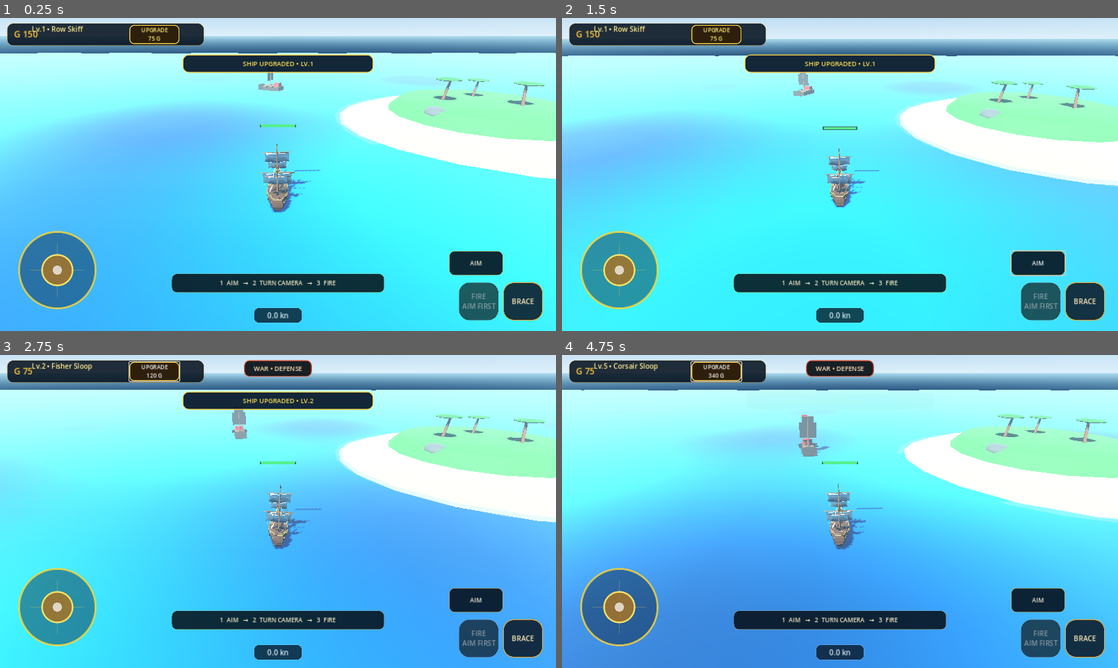
Above: before the commit, frames 1-4 (two rows, left to right).
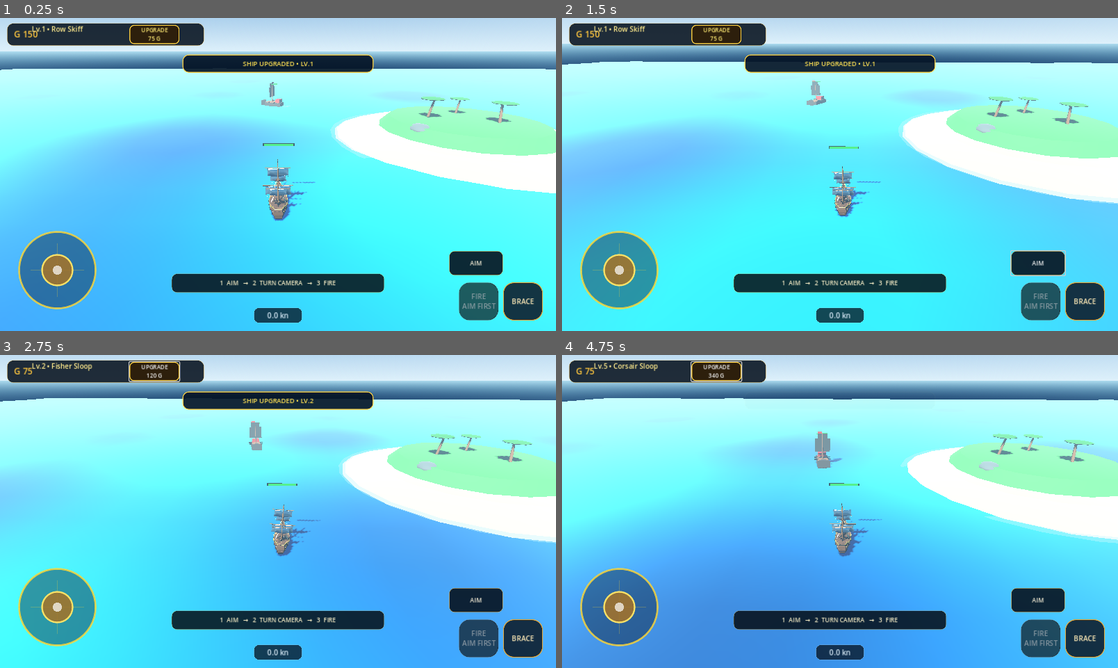
Above: after the commit, the same moments.

Repository: za99405com-ui/Pirate-Seasonline
Game: Godot game, scene res://scenes/world/world.tscn
Two runs of this game, one before a commit and one after it. Both use one fixed random seed, a clock stepped at 60 frames per second and the inputs below.
Inputs:
- Up to frame 1 (0.25 s): no input
- Up to frame 2 (1.5 s): click "AIM" at 0.5 s; click "AIM ON" (after the commit: "AIM") at 1.25 s
- Up to frame 3 (2.75 s): click "UPGRADE 75 G" at 2 s
- Up to frame 4 (4.75 s): click "UPGRADE 120 G" at 2.75 s; click "UPGRADE 180 G" at 3.5 s; click "UPGRADE 250 G" at 4.25 s

The runs differ from the first frame. In frame 1, 18% of the frame differs, in the area x 0-100%, y 0-65%; in frame 2, 13%; in frame 3, 15%; in frame 4, 17%.

Commit message:
reset: rebuild combat awareness and camera tracking

Diff:
--- a/godot_game/scripts/world/world.gd
+++ b/godot_game/scripts/world/world.gd
@@ -5,20 +5,26 @@
 @onready var hud: CanvasLayer = $HUD
 @onready var ocean: MeshInstance3D = $OceanPlane
 
-@export_group("Naval Camera")
-@export var camera_distance: float = 28.0
-@export var camera_follow_speed: float = 5.0
+@export_group("Sailing Camera")
+@export var camera_distance: float = 27.0
+@export var camera_pitch: float = 0.52
 @export var camera_fov: float = 58.0
-@export var camera_aim_distance: float = 30.0
-@export var camera_aim_fov: float = 61.0
+@export var camera_follow_speed: float = 5.2
+@export var camera_turn_speed: float = 4.0
 @export var camera_orbit_sensitivity: float = 0.006
-@export var camera_min_pitch: float = 0.28
-@export var camera_max_pitch: float = 1.05
-@export var camera_default_pitch: float = 0.52
-@export var camera_return_delay: float = 0.34
-@export var camera_return_speed: float = 3.8
-@export var camera_move_return_delay: float = 0.08
-@export var defense_alert_distance: float = 52.0
+@export var camera_min_pitch: float = 0.30
+@export var camera_max_pitch: float = 0.96
+@export var camera_return_delay: float = 0.28
+
+@export_group("Combat Awareness")
+@export var combat_enter_distance: float = 68.0
+@export var combat_exit_distance: float = 82.0
+@export var combat_exit_grace: float = 2.5
+@export var combat_camera_distance: float = 31.0
+@export var combat_camera_pitch: float = 0.57
+@export var combat_camera_fov: float = 62.0
+@export var combat_heading_assist: float = 0.22
+@export var combat_heading_max_degrees: float = 18.0
 
 @export var enemy_ship_scene: PackedScene = preload("res://scenes/ships/enemy_ship.tscn")
 
@@ -27,28 +33,32 @@
 var _camera_drag_touch: int = -1
 var _mouse_orbiting: bool = false
 var _camera_idle_time: float = 0.0
-var _combat_aiming: bool = false
+
+var _in_combat: bool = false
+var _combat_enemy: Node3D = null
+var _combat_clear_timer: float = 0.0
 
 func _ready() -> void:
 	if hud and player_ship:
 		hud.set_player(player_ship)
+
 	GameManager.enemy_destroyed.connect(_on_enemy_destroyed)
+
+	if player_ship:
+		_camera_yaw = player_ship.global_rotation.y
+	_camera_pitch = camera_pitch
 
 	if camera:
 		camera.fov = camera_fov
 
-	_camera_yaw = player_ship.global_rotation.y if player_ship else 0.0
-	_camera_pitch = camera_default_pitch
-	_snap_camera_to_player()
+	_snap_camera()
 
 func _physics_process(delta: float) -> void:
+	_update_combat_state(delta)
 	_update_camera(delta)
-	_feed_combat_aim_to_ship()
 	_update_ocean_anchor()
 
 func _unhandled_input(event: InputEvent) -> void:
-	# Black-Flag-like free look: drag empty sea to orbit.
-	# Movement / AIM / FIRE / BRACE controls consume their own touches.
 	if event is InputEventScreenTouch:
 		var touch := event as InputEventScreenTouch
 		if touch.pressed and _camera_drag_touch == -1:
@@ -60,7 +70,7 @@
 	elif event is InputEventScreenDrag:
 		var drag := event as InputEventScreenDrag
 		if drag.index == _camera_drag_touch:
-			_apply_camera_drag(drag.relative)
+			_rotate_camera(drag.relative)
 	elif event is InputEventMouseButton:
 		var mouse_button := event as InputEventMouseButton
 		if mouse_button.button_index == MOUSE_BUTTON_LEFT:
@@ -69,9 +79,9 @@
 	elif event is InputEventMouseMotion:
 		var motion := event as InputEventMouseMotion
 		if _mouse_orbiting:
-			_apply_camera_drag(motion.relative)
-
-func _apply_camera_drag(relative: Vector2) -> void:
+			_rotate_camera(motion.relative)
+
+func _rotate_camera(relative: Vector2) -> void:
 	_camera_idle_time = 0.0
 	_camera_yaw -= relative.x * camera_orbit_sensitivity
 	_camera_pitch = clampf(
@@ -80,10 +90,12 @@
 		camera_max_pitch
 	)
 
-func _snap_camera_to_player() -> void:
-	if not player_ship or not is_instance_valid(player_ship) or not camera:
-		return
-	camera.global_position = player_ship.global_position + _get_camera_offset(camera_distance)
+func _snap_camera() -> void:
+	if not player_ship or not camera:
+		return
+
+	var distance: float = combat_camera_distance if _in_combat else camera_distance
+	camera.global_position = player_ship.global_position + _camera_offset(distance)
 	camera.look_at(player_ship.global_position + Vector3(0.0, 2.0, 0.0), Vector3.UP)
 
 func _update_camera(delta: float) -> void:
@@ -91,42 +103,48 @@
 		return
 
 	var camera_is_held: bool = _camera_drag_touch != -1 or _mouse_orbiting
-
-	# Normal sailing: camera is magnetically tied to the stern.
-	# Combat aim: camera stays at the player's chosen side angle until AIM is turned off.
+	var desired_yaw: float = player_ship.global_rotation.y
+	var desired_pitch: float = combat_camera_pitch if _in_combat else camera_pitch
+
+	if _in_combat and _combat_enemy and is_instance_valid(_combat_enemy):
+		var to_enemy: Vector3 = _combat_enemy.global_position - player_ship.global_position
+		to_enemy.y = 0.0
+		if to_enemy.length_squared() > 0.001:
+			var ship_forward: Vector3 = -player_ship.global_transform.basis.z
+			ship_forward.y = 0.0
+			ship_forward = ship_forward.normalized()
+			var enemy_dir: Vector3 = to_enemy.normalized()
+			var enemy_angle: float = ship_forward.signed_angle_to(enemy_dir, Vector3.UP)
+			var max_assist: float = deg_to_rad(combat_heading_max_degrees)
+			desired_yaw += clampf(enemy_angle * combat_heading_assist, -max_assist, max_assist)
+
 	if camera_is_held:
 		_camera_idle_time = 0.0
-	elif not _combat_aiming:
+	else:
 		_camera_idle_time += delta
-
-		var ship_is_moving: bool = false
-		if player_ship is CharacterBody3D:
-			var body := player_ship as CharacterBody3D
-			ship_is_moving = body.velocity.length() > 0.35
-
-		var active_delay: float = camera_move_return_delay if ship_is_moving else camera_return_delay
-		if _camera_idle_time >= active_delay:
-			var return_blend: float = 1.0 - exp(-camera_return_speed * delta)
-			_camera_yaw = lerp_angle(_camera_yaw, player_ship.global_rotation.y, return_blend)
-			_camera_pitch = lerpf(_camera_pitch, camera_default_pitch, return_blend)
-	else:
-		_camera_idle_time = 0.0
-
-	var aim_direction: Vector3 = _get_camera_flat_forward()
-	var desired_distance: float = camera_aim_distance if _combat_aiming else camera_distance
-	var ideal_pos: Vector3 = player_ship.global_position + _get_camera_offset(desired_distance)
-	var smoothing: float = 1.0 - exp(-camera_follow_speed * delta)
-	camera.global_position = camera.global_position.lerp(ideal_pos, smoothing)
+		if _camera_idle_time >= camera_return_delay:
+			var turn_blend: float = 1.0 - exp(-camera_turn_speed * delta)
+			_camera_yaw = lerp_angle(_camera_yaw, desired_yaw, turn_blend)
+			_camera_pitch = lerpf(_camera_pitch, desired_pitch, turn_blend)
+
+	var desired_distance: float = combat_camera_distance if _in_combat else camera_distance
+	var desired_fov: float = combat_camera_fov if _in_combat else camera_fov
+	var ideal_position: Vector3 = player_ship.global_position + _camera_offset(desired_distance)
+	var follow_blend: float = 1.0 - exp(-camera_follow_speed * delta)
+	camera.global_position = camera.global_position.lerp(ideal_position, follow_blend)
 
 	var look_target: Vector3 = player_ship.global_position + Vector3(0.0, 2.0, 0.0)
-	if _combat_aiming:
-		look_target += aim_direction * 7.0
+
+	if _in_combat and _combat_enemy and is_instance_valid(_combat_enemy) and not camera_is_held:
+		var enemy_offset: Vector3 = _combat_enemy.global_position - player_ship.global_position
+		enemy_offset.y = 0.0
+		var bias: Vector3 = enemy_offset.limit_length(16.0) * 0.20
+		look_target += bias
 
 	camera.look_at(look_target, Vector3.UP)
-	var desired_fov: float = camera_aim_fov if _combat_aiming else camera_fov
-	camera.fov = lerpf(camera.fov, desired_fov, 1.0 - exp(-5.0 * delta))
-
-func _get_camera_offset(distance: float) -> Vector3:
+	camera.fov = lerpf(camera.fov, desired_fov, 1.0 - exp(-4.5 * delta))
+
+func _camera_offset(distance: float) -> Vector3:
 	var horizontal: float = cos(_camera_pitch) * distance
 	var height: float = sin(_camera_pitch) * distance
 	return Vector3(
@@ -135,78 +153,93 @@
 		cos(_camera_yaw) * horizontal
 	)
 
-func _get_camera_flat_forward() -> Vector3:
-	if not camera:
-		return Vector3.FORWARD
-	var cam_forward: Vector3 = -camera.global_transform.basis.z
-	cam_forward.y = 0.0
-	if cam_forward.length_squared() < 0.0001:
-		return Vector3.FORWARD
-	return cam_forward.normalized()
-
-func _feed_combat_aim_to_ship() -> void:
+func _update_combat_state(delta: float) -> void:
 	if not player_ship or not is_instance_valid(player_ship):
 		return
 
-	if player_ship.has_method("set_camera_aim_direction"):
-		player_ship.call("set_camera_aim_direction", _get_camera_flat_forward())
-	if player_ship.has_method("set_aiming"):
-		player_ship.call("set_aiming", _combat_aiming)
-
-func toggle_combat_aim() -> void:
-	_combat_aiming = not _combat_aiming
-	_camera_idle_time = 0.0
-
-func is_combat_aiming() -> bool:
-	return _combat_aiming
-
-func get_weapon_mode() -> String:
-	if player_ship and is_instance_valid(player_ship) and player_ship.has_method("get_weapon_mode"):
-		return String(player_ship.call("get_weapon_mode"))
-	return "NONE"
-
-func get_war_mode() -> String:
-	if _combat_aiming:
-		return "ATTACK"
-	if _find_nearest_enemy(defense_alert_distance):
-		return "DEFENSE"
-	return ""
-
-func _find_nearest_enemy(max_distance: float) -> Node3D:
-	if not player_ship or not is_instance_valid(player_ship):
-		return null
-
+	var nearest_enemy: Node3D = _find_nearest_enemy()
+	var nearest_distance: float = INF
+	if nearest_enemy:
+		nearest_distance = player_ship.global_position.distance_to(nearest_enemy.global_position)
+
+	if not _in_combat:
+		if nearest_enemy and nearest_distance <= combat_enter_distance:
+			_enter_combat(nearest_enemy)
+		return
+
+	if nearest_enemy and nearest_distance <= combat_exit_distance:
+		_combat_enemy = nearest_enemy
+		_combat_clear_timer = 0.0
+	else:
+		_combat_clear_timer += delta
+		if _combat_clear_timer >= combat_exit_grace:
+			_exit_combat()
+
+func _enter_combat(enemy: Node3D) -> void:
+	_in_combat = true
+	_combat_enemy = enemy
+	_combat_clear_timer = 0.0
+	_camera_idle_time = camera_return_delay
+
+func _exit_combat() -> void:
+	_in_combat = false
+	_combat_enemy = null
+	_combat_clear_timer = 0.0
+	_camera_idle_time = camera_return_delay
+
+func is_in_combat() -> bool:
+	return _in_combat
+
+func get_combat_enemy() -> Node3D:
+	return _combat_enemy
+
+func get_combat_distance() -> float:
+	if not _combat_enemy or not is_instance_valid(_combat_enemy) or not player_ship:
+		return 0.0
+	return player_ship.global_position.distance_to(_combat_enemy.global_position)
+
+func _find_nearest_enemy() -> Node3D:
 	var best_enemy: Node3D = null
-	var best_distance: float = max_distance
+	var best_distance: float = INF
+
 	for candidate in get_tree().get_nodes_in_group("enemies"):
 		if not candidate is Node3D or not is_instance_valid(candidate):
 			continue
+
 		var enemy := candidate as Node3D
 		var dead_value: Variant = enemy.get("is_dead")
 		if dead_value is bool and bool(dead_value):
 			continue
+
 		var distance: float = player_ship.global_position.distance_to(enemy.global_position)
 		if distance < best_distance:
 			best_distance = distance
 			best_enemy = enemy
+
 	return best_enemy
 
 func _update_ocean_anchor() -> void:
 	if not ocean or not player_ship:
 		return
+
 	ocean.global_position.x = player_ship.global_position.x
 	ocean.global_position.z = player_ship.global_position.z
 
 func _on_enemy_destroyed(_enemy_name: String) -> void:
+	if _combat_enemy and not is_instance_valid(_combat_enemy):
+		_exit_combat()
+
 	await get_tree().create_timer(5.0).timeout
 	if not enemy_ship_scene:
 		return
 
 	var new_enemy := enemy_ship_scene.instantiate()
 	add_child(new_enemy)
+
 	var angle: float = randf() * TAU
-	var dist: float = randf_range(52.0, 68.0)
-	var spawn_pos := Vector3(cos(angle) * dist, 0.0, sin(angle) * dist)
+	var distance: float = randf_range(54.0, 70.0)
+	var spawn_position := Vector3(cos(angle) * distance, 0.0, sin(angle) * distance)
 	if player_ship and is_instance_valid(player_ship):
-		spawn_pos += player_ship.global_position
-	new_enemy.global_position = spawn_pos
+		spawn_position += player_ship.global_position
+
+	new_enemy.global_position = spawn_position
